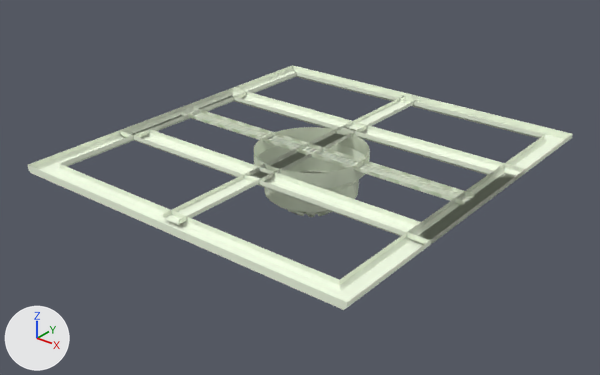
A saved change to the Blender file models/ingame/p1/conveyor_belt/Conveyor Rail Platform.blend.
Camera for both pictures: a 50 mm lens placed at (149.7, -193.1, 104.5), pointed at (-1.8, -3.7, -12.9). Arrows for +X, +Y and +Z are at lower left; the lights stay in place. The first picture is the older version.

Objects in the first picture: 'conveyor_rail_platform_large_reference', 'conveyor_rail_platform_reference'.
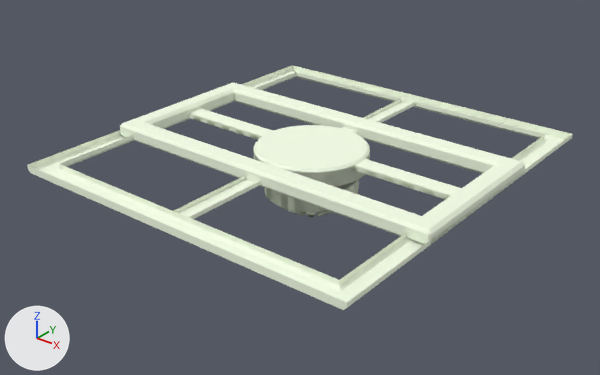
Commit message: Add P1 glass conveyors

Changed parts and their boxes (x1, y1, x2, y2) in the pictures (600 x 375 px; the box of a moved part takes in the faces that stretch with it):
'conveyor_rail_platform_large_reference', reshaped
    before: (28, 65, 573, 310)
    after: (27, 65, 573, 310)
'conveyor_rail_platform_glass_reference', added
    after: (120, 83, 525, 245)
part 1 of me_conveyor_rail_platform_reference, moved or reshaped (not visible afterwards)
    before: (252, 125, 360, 180)
part 2 of me_conveyor_rail_platform_reference, moved or reshaped
    before: (182, 108, 473, 204)
    after: (190, 116, 447, 200)
part 3 of me_conveyor_rail_platform_large_reference, moved or reshaped
    before: (163, 96, 418, 225)
    after: (174, 99, 415, 219)
part 4 of me_conveyor_rail_platform_large_reference, moved or reshaped
    before: (182, 108, 474, 205)
    after: (188, 114, 448, 199)

What changed in the scene script:
```text
Change me_conveyor_rail_platform_large_reference:
    used by ob_conveyor_rail_platform_large_reference; location = (0.0, 0.0, 0.0)
    remove me_conveyor_rail_platform_large_reference.from_pydata(...)  # 498 vertices, 454 faces; spans x -60.0..60.0, y -64.0..64.0, z -21.3..0.0
    add me_conveyor_rail_platform_large_reference.from_pydata(...)  # 498 vertices, 454 faces; spans x -60.0..60.0, y -64.1..63.9, z -21.3..0.0
    me_conveyor_rail_platform_large_reference part 3: the loose piece of 12 vertices spanning x -3.9..2.1, y -60.4..61.2, z -1.4..0.0 is scaled about its middle by (1, 0.949, 1), then moved by (0.9, -0.3, 0.0)
    me_conveyor_rail_platform_large_reference part 4: the loose piece of 12 vertices spanning x -56.1..55.9, y -2.8..3.2, z -1.3..0.0 is scaled about its middle by (0.948, 1, 1), then moved by (0.1, -0.2, 0.0)
    other edits to the shape of me_conveyor_rail_platform_large_reference do not show in these pictures
Change me_conveyor_rail_platform_reference:
    where me_conveyor_rail_platform_reference.from_pydata(...)  # 498 vertices, 454 faces; spans x -60.0..60.0, y -28.0..28.0, z -21.3..0.0
    used by ob_conveyor_rail_platform_reference; location = (0.0, 0.0, 0.0)
    me_conveyor_rail_platform_reference part 1: the loose piece of 12 vertices spanning x -3.9..2.1, y -24.9..24.7, z -1.4..0.0 is scaled about its middle by (1, 0.843, 1), then moved by (0.9, 0.1, 0.0)
    me_conveyor_rail_platform_reference part 2: the loose piece of 12 vertices spanning x -56.1..55.9, y -2.8..3.2, z -1.3..0.0 is scaled about its middle by (0.948, 1, 1), then moved by (0.1, -0.2, 0.0)
Add me_conveyor_rail_platform_glass_reference:
    me_conveyor_rail_platform_glass_reference.from_pydata(...)  # 555 vertices, 556 faces; spans x -60.0..60.0, y -28.0..28.0, z -21.3..2.5
    me_conveyor_rail_platform_glass_reference.polygons.foreach_set('use_smooth', [True] * 556)
    me_conveyor_rail_platform_glass_reference.materials.append(mat_light_rail_platform)  # white #f5fee8
Add ob_conveyor_rail_platform_glass_reference:
    ob_conveyor_rail_platform_glass_reference = bpy.data.objects.new('conveyor_rail_platform_glass_reference', me_conveyor_rail_platform_glass_reference)
    ob_conveyor_rail_platform_glass_reference.location = (0.0, 0.0, 0.0)
```
